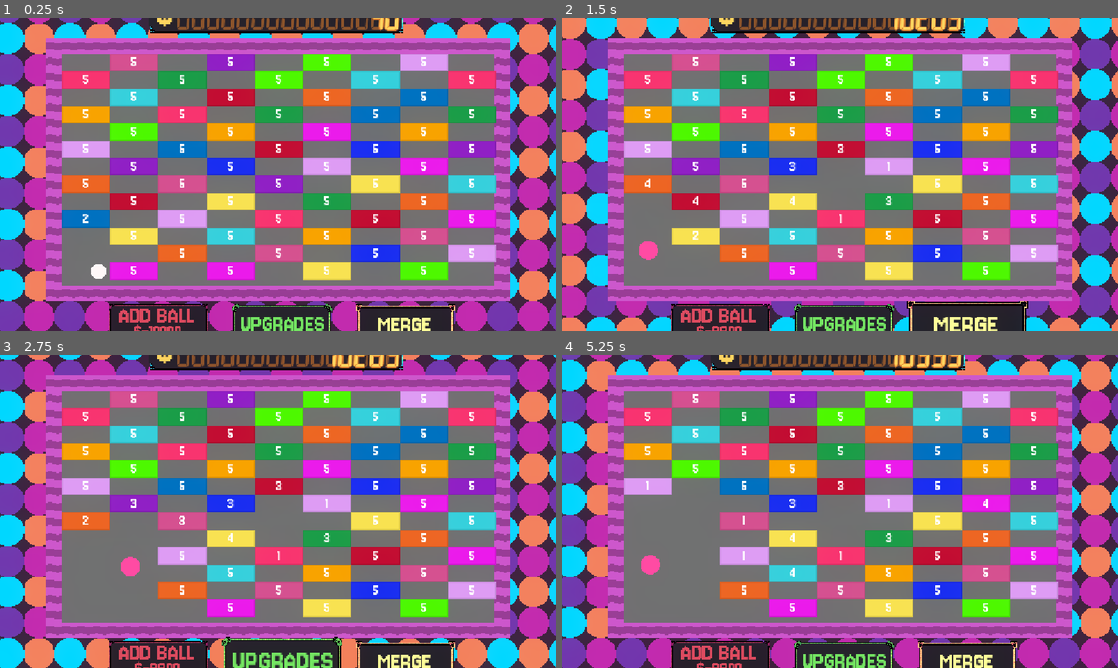
Above: before the commit, frames 1-4 (two rows, left to right).
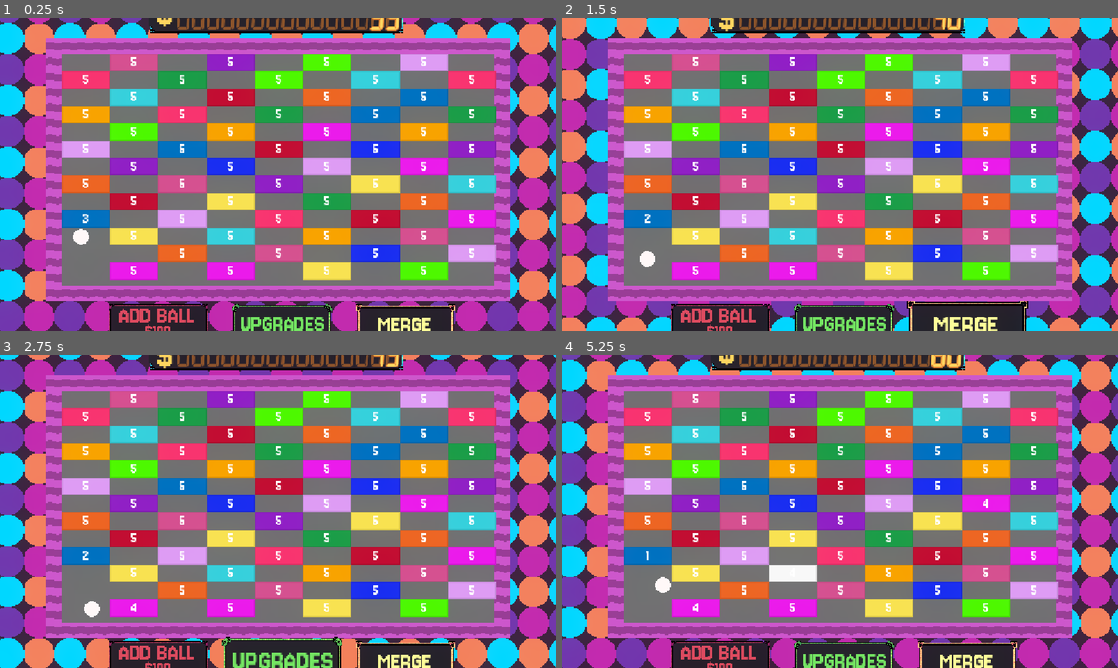
Above: after the commit, the same moments.

Repository: LeviathanGamez/Ouroborb
Game: Godot game, scene res://scenes/Game.tscn
Two runs of this game, one before a commit and one after it. Both use one fixed random seed, a clock stepped at 60 frames per second and the inputs below.
Inputs (mouse positions are in pixels of both pictures, inside the frame that each line leads up to):
- Up to frame 1 (0.25 s): no input
- Up to frame 2 (1.5 s): click "ADD BALL" at 0.5 s; click "MERGE" at 1.25 s
- Up to frame 3 (2.75 s): click "UPGRADES" at 2 s
- Up to frame 4 (5.25 s): tap Enter at 2.75 s; move the mouse to (962, 495) at 2.77 s; hold Right 2.78-3.53 s; click (962, 495) at 2.85 s; move the mouse to (728, 527) at 3.52 s; hold Down 3.53-4.28 s; tap Alt at 3.6 s; move the mouse to (895, 442) at 4.27 s; hold Right 4.28-5.03 s; tap Shift at 4.35 s; move the mouse to (812, 574) at 5.02 s; hold Up from 5.03 s (still down); click (812, 574) at 5.1 s

The runs differ from the first frame. In frame 1, 0.4% of the frame differs, in the area x 13-72%, y 0-100%; in frame 2, 2.4%; in frame 3, 3.2%; in frame 4, 4.5%, in the area x 11-72%, y 0-100%.

Commit message:
Added critical hits and bounce fc
Added a hit flash effect for the blocks and a critical hits for both player clicking and ball bouncing with visual effects and custom audio.

Diff:
--- a/new-game-project/resources/level_1.tres
+++ b/new-game-project/resources/level_1.tres
@@ -9,7 +9,7 @@
 power = 1
 size = 1.0
 value = 5
-crit = 2.0
+crit = 0.02
 texture = ExtResource("2_cxqhe")
 color = Color(1, 1, 1, 1)
 metadata/_custom_type_script = "uid://inwl1gchsfrj"
--- a/new-game-project/resources/level_2.tres
+++ b/new-game-project/resources/level_2.tres
@@ -9,7 +9,7 @@
 power = 2
 size = 1.25
 value = 10
-crit = 2.0
+crit = 0.02
 texture = ExtResource("2_sqk0d")
 color = Color(1, 0.27450982, 0.63529414, 1)
 metadata/_custom_type_script = "uid://inwl1gchsfrj"
--- a/new-game-project/resources/level_3.tres
+++ b/new-game-project/resources/level_3.tres
@@ -9,7 +9,7 @@
 power = 3
 size = 1.5
 value = 50
-crit = 2.0
+crit = 0.02
 texture = ExtResource("2_hxhn1")
 color = Color(1, 0.7529412, 0, 1)
 metadata/_custom_type_script = "uid://inwl1gchsfrj"
--- a/new-game-project/resources/level_4.tres
+++ b/new-game-project/resources/level_4.tres
@@ -9,7 +9,7 @@
 power = 5
 size = 2.5
 value = 30
-crit = 2.0
+crit = 0.02
 texture = ExtResource("2_3g5m4")
 color = Color(0, 0.9411765, 1, 1)
 metadata/_custom_type_script = "uid://inwl1gchsfrj"
--- a/new-game-project/resources/level_5.tres
+++ b/new-game-project/resources/level_5.tres
@@ -9,7 +9,7 @@
 power = 10
 size = 2.0
 value = 40
-crit = 5.0
+crit = 0.05
 texture = ExtResource("2_ad00k")
 color = Color(0.4509804, 0.16470589, 0.49019608, 1)
 metadata/_custom_type_script = "uid://inwl1gchsfrj"
--- a/new-game-project/scenes/Ball.tscn
+++ b/new-game-project/scenes/Ball.tscn
@@ -1,25 +1,29 @@
 [gd_scene format=3 uid="uid://nbe0h6w1owvy"]
 
-[ext_resource type="Script" uid="uid://cb1pwh6wfxj55" path="res://scripts/character_body_2d.gd" id="1_ja1hk"]
-[ext_resource type="Texture2D" uid="uid://reswh1gnm66c" path="res://assets/sprites/circle_sprite32.png" id="2_dn4c7"]
-[ext_resource type="Resource" uid="uid://bq3qv5kb8ngrh" path="res://resources/level_1.tres" id="2_dqebh"]
-[ext_resource type="AudioStream" uid="uid://b2oba75d3x1ee" path="res://assets/sounds/Tsk.MP3" id="3_ul5l2"]
+[ext_resource type="Script" uid="uid://cb1pwh6wfxj55" path="res://scripts/character_body_2d.gd" id="1_eew57"]
+[ext_resource type="Resource" uid="uid://bq3qv5kb8ngrh" path="res://resources/level_1.tres" id="2_jj7gd"]
+[ext_resource type="Texture2D" uid="uid://reswh1gnm66c" path="res://assets/sprites/circle_sprite32.png" id="3_fwo8l"]
+[ext_resource type="AudioStream" uid="uid://b2oba75d3x1ee" path="res://assets/sounds/Tsk.MP3" id="4_v8l5b"]
+[ext_resource type="AudioStream" uid="uid://bnpjl420xq3wf" path="res://assets/sounds/coinSound.MP3" id="5_iijjg"]
 
 [sub_resource type="CircleShape2D" id="CircleShape2D_4vejd"]
 radius = 17.0
 
-[node name="Ball" type="Node2D" unique_id=1090286496]
+[node name="ball" type="Node2D" unique_id=1090286496]
 
 [node name="CharacterBody2D" type="CharacterBody2D" parent="." unique_id=560353364 groups=["balls"]]
 collision_layer = 2
-script = ExtResource("1_ja1hk")
-stats = ExtResource("2_dqebh")
+script = ExtResource("1_eew57")
+stats = ExtResource("2_jj7gd")
 
 [node name="CollisionShape2D" type="CollisionShape2D" parent="CharacterBody2D" unique_id=787996050]
 shape = SubResource("CircleShape2D_4vejd")
 
 [node name="Sprite2D" type="Sprite2D" parent="CharacterBody2D" unique_id=31458851]
-texture = ExtResource("2_dn4c7")
+texture = ExtResource("3_fwo8l")
 
 [node name="AudioStreamPlayer2D" type="AudioStreamPlayer2D" parent="CharacterBody2D" unique_id=880999112]
-stream = ExtResource("3_ul5l2")
+stream = ExtResource("4_v8l5b")
+
+[node name="AudioStreamPlayer2D2" type="AudioStreamPlayer2D" parent="CharacterBody2D" unique_id=49466120]
+stream = ExtResource("5_iijjg")
--- a/new-game-project/scenes/Game.tscn
+++ b/new-game-project/scenes/Game.tscn
@@ -3,8 +3,8 @@
 [ext_resource type="Script" uid="uid://tkoxng5vanfx" path="res://scripts/game_manager.gd" id="1_2rd6h"]
 [ext_resource type="Texture2D" uid="uid://bxuj7f7e5bxon" path="res://assets/sprites/Plate.png" id="1_ibkli"]
 [ext_resource type="Texture2D" uid="uid://dnje3ounq5pto" path="res://assets/sprites/Wavey.png" id="2_qbsmt"]
-[ext_resource type="PackedScene" uid="uid://nbe0h6w1owvy" path="res://scenes/Ball.tscn" id="3_cpr0p"]
-[ext_resource type="PackedScene" uid="uid://cjhgm3dsqu1t8" path="res://scenes/Diamond.tscn" id="4_78awf"]
+[ext_resource type="PackedScene" uid="uid://nbe0h6w1owvy" path="res://scenes/ball.tscn" id="3_cpr0p"]
+[ext_resource type="PackedScene" uid="uid://cjhgm3dsqu1t8" path="res://scenes/diamond.tscn" id="4_78awf"]
 [ext_resource type="Script" uid="uid://bahj6xho3rkyi" path="res://scripts/camera_2d.gd" id="4_kyk2p"]
 [ext_resource type="PackedScene" uid="uid://bnrn5t3u5jkwv" path="res://scenes/background.tscn" id="5_s0nni"]
 [ext_resource type="Texture2D" uid="uid://dufafaxun2be5" path="res://assets/sprites/backgrounds/01 Border 01.png" id="6_qy1jj"]
--- /dev/null
+++ b/new-game-project/scenes/hit_flash.tres
@@ -0,0 +1,30 @@
+[gd_resource type="VisualShader" format=3 uid="uid://d201vj6b2romr"]
+
+[sub_resource type="VisualShaderNodeColorParameter" id="VisualShaderNodeColorParameter_lsbng"]
+parameter_name = "Tint"
+default_value_enabled = true
+default_value = Color(1, 0.83137256, 0.3529412, 1)
+
+[sub_resource type="VisualShaderNodeBooleanParameter" id="VisualShaderNodeBooleanParameter_atspt"]
+parameter_name = "enable"
+default_value_enabled = true
+
+[sub_resource type="VisualShaderNodeIf" id="VisualShaderNodeIf_odagb"]
+default_input_values = [0, 0.0, 1, 1.0, 2, 1e-05, 3, Vector3(0, 0, 0), 4, Vector3(0, 0, 0), 5, Vector3(0, 0, 0)]
+
+[sub_resource type="VisualShaderNodeInput" id="VisualShaderNodeInput_c4l3n"]
+input_name = "color"
+
+[resource]
+mode = 1
+flags/light_only = false
+nodes/vertex/0/position = Vector2(580, 130)
+nodes/vertex/2/node = SubResource("VisualShaderNodeColorParameter_lsbng")
+nodes/vertex/2/position = Vector2(-60, 250)
+nodes/vertex/3/node = SubResource("VisualShaderNodeBooleanParameter_atspt")
+nodes/vertex/3/position = Vector2(-100, -30)
+nodes/vertex/4/node = SubResource("VisualShaderNodeIf_odagb")
+nodes/vertex/4/position = Vector2(270, 10)
+nodes/vertex/5/node = SubResource("VisualShaderNodeInput_c4l3n")
+nodes/vertex/5/position = Vector2(40, 510)
+nodes/vertex/connections = PackedInt32Array(3, 0, 4, 0, 2, 0, 4, 3, 5, 0, 4, 4, 5, 0, 4, 5, 4, 0, 0, 2)
--- /dev/null
+++ b/new-game-project/scenes/particles.tscn
@@ -0,0 +1,3 @@
+[gd_scene format=3 uid="uid://1pdni3ti07d1"]
+
+[node name="particles" type="Node2D" unique_id=1832845269]
--- a/new-game-project/scenes/tile.tscn
+++ b/new-game-project/scenes/tile.tscn
@@ -2,17 +2,62 @@
 
 [ext_resource type="Texture2D" uid="uid://bsoyrde6avwrh" path="res://assets/sprites/Tile.png" id="1_3dk36"]
 [ext_resource type="Script" uid="uid://mx5wm5i86dp7" path="res://scripts/tile.gd" id="1_jy7pm"]
+[ext_resource type="Shader" uid="uid://d201vj6b2romr" path="res://scenes/hit_flash.tres" id="2_q7utx"]
 [ext_resource type="FontFile" uid="uid://u66y04ig1tku" path="res://assets/fonts/Jersey10-Regular copy.ttf" id="2_ywnoi"]
+
+[sub_resource type="ShaderMaterial" id="ShaderMaterial_6p3j2"]
+resource_local_to_scene = true
+shader = ExtResource("2_q7utx")
+shader_parameter/enable = false
+shader_parameter/Tint = Color(1, 1, 1, 1)
 
 [sub_resource type="PhysicsMaterial" id="PhysicsMaterial_ywnoi"]
 
 [sub_resource type="RectangleShape2D" id="RectangleShape2D_jy7pm"]
 size = Vector2(100, 36)
 
+[sub_resource type="Animation" id="Animation_gtpg2"]
+length = 0.001
+tracks/0/type = "value"
+tracks/0/imported = false
+tracks/0/enabled = true
+tracks/0/path = NodePath("Sprite2D:material:shader_parameter/enable")
+tracks/0/interp = 1
+tracks/0/loop_wrap = true
+tracks/0/keys = {
+"times": PackedFloat32Array(0),
+"transitions": PackedFloat32Array(1),
+"update": 1,
+"values": [false]
+}
+
+[sub_resource type="Animation" id="Animation_a2bny"]
+resource_name = "hit_flash"
+length = 0.1
+tracks/0/type = "value"
+tracks/0/imported = false
+tracks/0/enabled = true
+tracks/0/path = NodePath("Sprite2D:material:shader_parameter/enable")
+tracks/0/interp = 1
+tracks/0/loop_wrap = true
+tracks/0/keys = {
+"times": PackedFloat32Array(0, 0.09991947),
+"transitions": PackedFloat32Array(1, 1),
+"update": 1,
+"values": [true, false]
+}
+
+[sub_resource type="AnimationLibrary" id="AnimationLibrary_284l3"]
+_data = {
+&"RESET": SubResource("Animation_gtpg2"),
+&"hit_flash": SubResource("Animation_a2bny")
+}
+
 [node name="Tile" type="Node2D" unique_id=157253941 groups=["Colliders"]]
 script = ExtResource("1_jy7pm")
 
 [node name="Sprite2D" type="Sprite2D" parent="." unique_id=350431628]
+material = SubResource("ShaderMaterial_6p3j2")
 texture = ExtResource("1_3dk36")
 
 [node name="Label" type="Label" parent="." unique_id=1276945300]
@@ -41,4 +86,7 @@
 offset_right = 51.0
 offset_bottom = 17.0
 
+[node name="HitFlashAnimationPlayer" type="AnimationPlayer" parent="." unique_id=1450629312]
+libraries/ = SubResource("AnimationLibrary_284l3")
+
 [connection signal="pressed" from="Button" to="." method="_on_button_pressed"]
--- a/new-game-project/scripts/character_body_2d.gd
+++ b/new-game-project/scripts/character_body_2d.gd
@@ -1,20 +1,41 @@
 extends CharacterBody2D
 
 
-@onready var animation_player= $AudioStreamPlayer2D
+@onready var audio_player= $AudioStreamPlayer2D
+@onready var audio_player2= $AudioStreamPlayer2D2
 @onready var sprite = $Sprite2D
 @export var stats: level_stats
+
 var speed
 var power
 var value
 var color
+var crit
+var button_editor = preload("res://scripts/tweens.gd")
+var tween = create_tween()
+
 func _ready():
 
 	set_up_variables()
 
 func damage(collided):
-	collided.value -= stats.power
-	GlobalGameManager.add_count(value)
+
+	if randf() < crit:
+		GlobalGameManager.add_count(value*GlobalGameManager.ball_crit_mult)
+		collided.value -= stats.power*GlobalGameManager.ball_crit_mult
+		collided.get_node("Sprite2D").material.set_shader_parameter("Tint", Color.html("EFBF04"))
+		audio_player2.pitch_scale= randf_range(0.9,1.25)
+		audio_player2.play()
+		#hitflash
+	else:
+		collided.value -= stats.power
+		GlobalGameManager.add_count(value)
+		collided.get_node("Sprite2D").material.set_shader_parameter("Tint", Color.WHITE)
+		audio_player.pitch_scale= randf_range(0.9,1.25)
+		audio_player.play()
+	collided.get_node("HitFlashAnimationPlayer").play("hit_flash")
+
+
 
 
 func _physics_process(delta: float) -> void:
@@ -28,11 +49,9 @@
 
 		if collided_parent.is_in_group("Colliders"):
 			damage(collided_parent)
-			animation_player.pitch_scale= randf_range(0.9,1.25)
-			animation_player.play()
 		else:
-			animation_player.pitch_scale= randf_range(0.9,1.25)
-			animation_player.play()
+			audio_player.pitch_scale= randf_range(0.9,1.25)
+			audio_player.play()
 
 func god_mode_check():
 	if GlobalGameManager.god_mode:
@@ -41,6 +60,7 @@
 func set_up_variables():
 	speed = stats.speed
 	power = stats.power
+	crit = stats.crit
 	god_mode_check()
 	scale = Vector2(stats.size,stats.size)
 	value = stats.value
--- a/new-game-project/scripts/global_game_manager.gd
+++ b/new-game-project/scripts/global_game_manager.gd
@@ -3,15 +3,17 @@
 #global vairables
 
 
-var god_mode = true
+var god_mode = false
 var screenshake = false
 
 var money = 0
 var ball_price = 100
+
 var player_strength = 1
 var player_value = 5
 var player_crit = 0.02
-
+var ball_crit_mult = 2
+var player_crit_mult = 2
 
 var label
 var tween
--- a/new-game-project/scripts/tile.gd
+++ b/new-game-project/scripts/tile.gd
@@ -1,8 +1,9 @@
 extends Node2D
 
 @export var value = 5
-
+@onready var animation_player = $HitFlashAnimationPlayer
 @onready var label = $Label
+@onready var sprite = $Sprite2D
 # Called when the node enters the scene tree for the first time.
 func _ready() -> void:
 	add_to_group("Colliders")
@@ -18,5 +19,13 @@
 
 
 func _on_button_pressed() -> void:
-	value -= GlobalGameManager.player_strength
-	GlobalGameManager.add_count(GlobalGameManager.player_value)
+	if randf() < GlobalGameManager.player_crit:
+		GlobalGameManager.add_count(GlobalGameManager.player_value*GlobalGameManager.player_crit_mult)
+		value -= GlobalGameManager.player_strength * GlobalGameManager.player_crit_mult
+		sprite.material.set_shader_parameter("Tint", Color.html("EFBF04"))
+		#hitflash
+	else:
+		sprite.material.set_shader_parameter("Tint", Color.WHITE)
+		value -= GlobalGameManager.player_strength
+		GlobalGameManager.add_count(GlobalGameManager.player_value)
+	animation_player.play("hit_flash")
Not shown, added: new-game-project/assets/sounds/coinSound.MP3.import
Not shown, added: new-game-project/assets/sounds/coinSound.MP3
